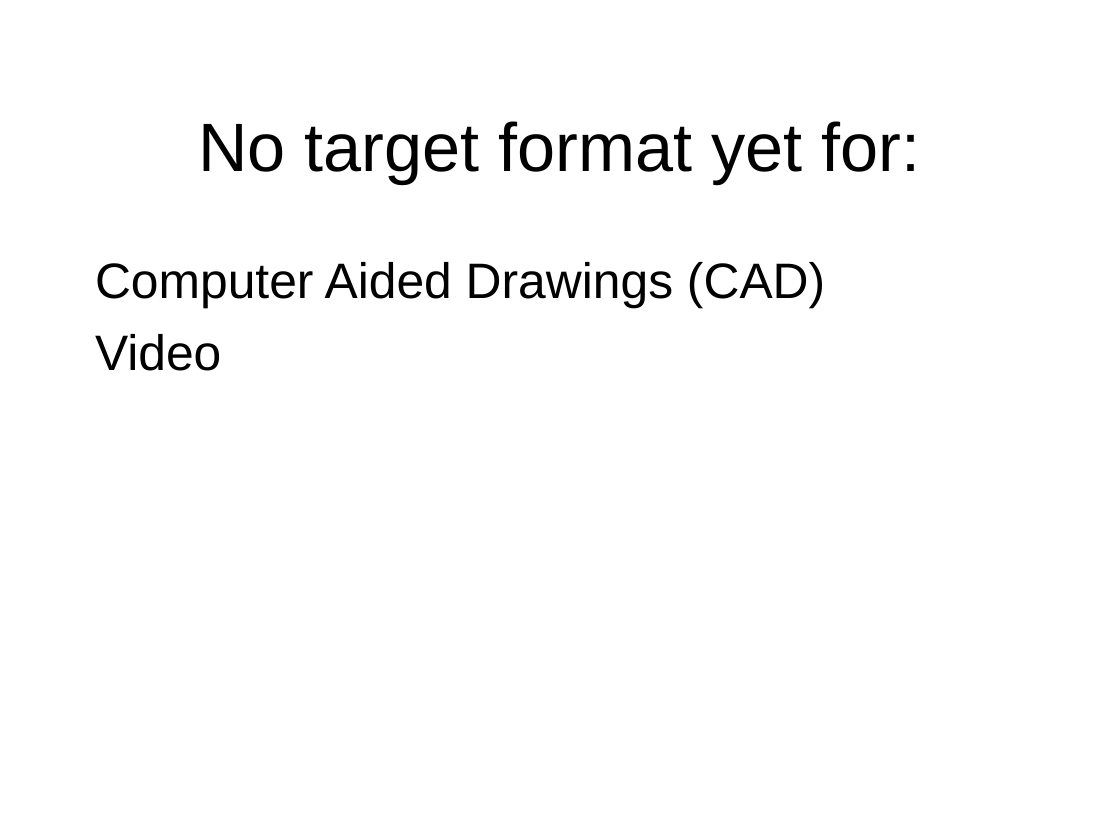
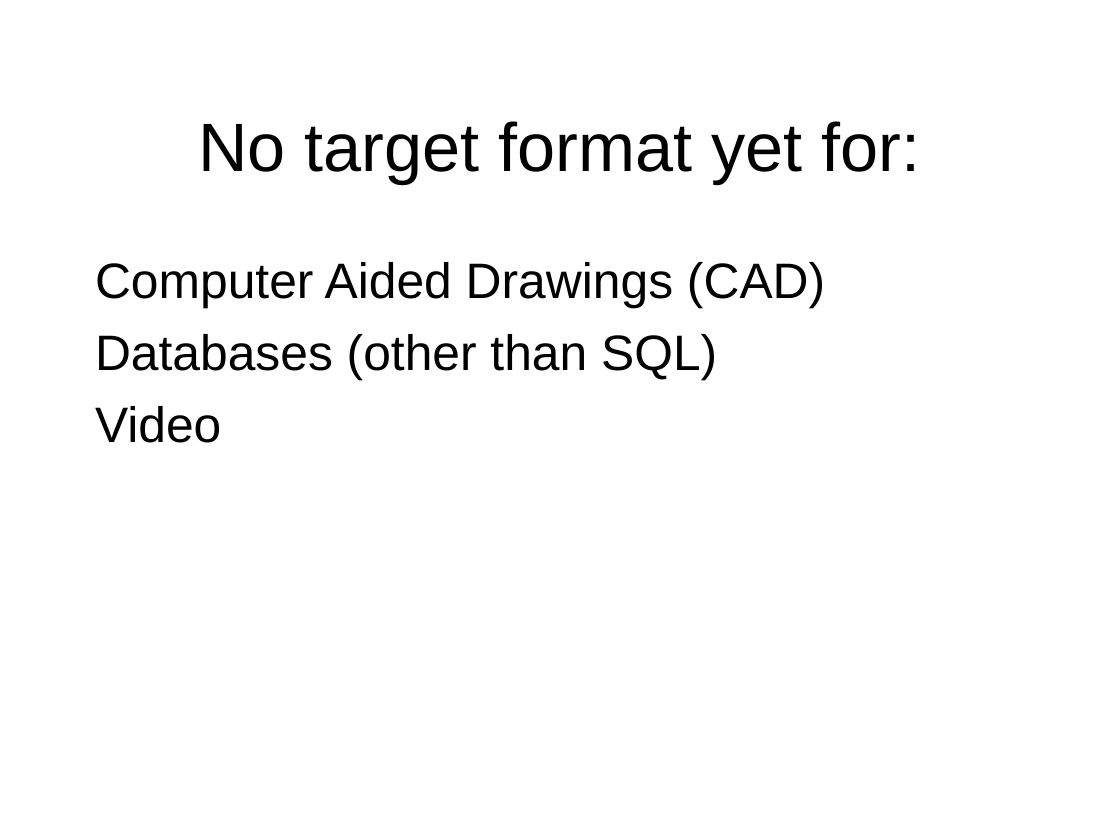
Before and after one commit to toneill/naa, a slide deck: slide 36 of doco/digital-preservation-chris-smart.odp (slide 35 before the commit). Drawn at 1120x840 pixels with LibreOffice and Linux fonts; fonts in the diff are those of the drawing; background and template pictures are left out. Boxes give left, top, right and bottom in pixels: in the first picture for what was removed or moved away, otherwise in the second. Text is boxed around its words. In the diff, an @@ line names an element or a change of style, - is before the commit and + after.

```diff
--- a/doco/digital-preservation-chris-smart.odp
+++ b/doco/digital-preservation-chris-smart.odp
@@ text at [95, 334, 717, 380]: paragraph added @@
+Databases (other than SQL)
```
Also in this commit, not shown: 13 other slides changed, 2 slides added, 2 slides removed.
